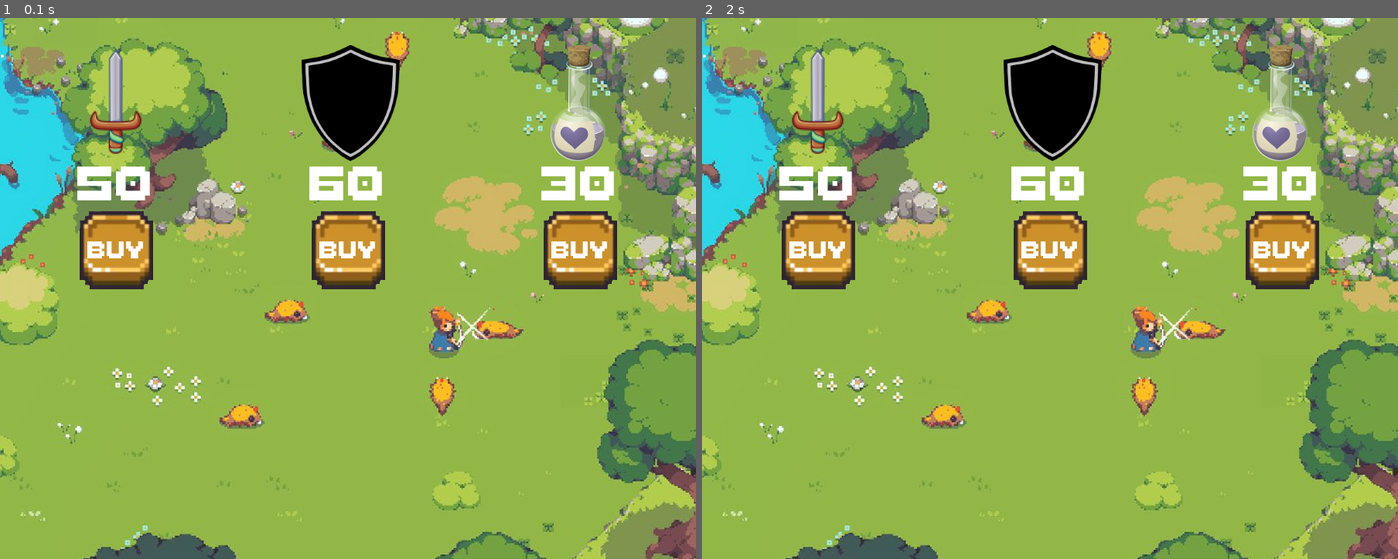
Above: before the commit, frames 1-2 (left to right).
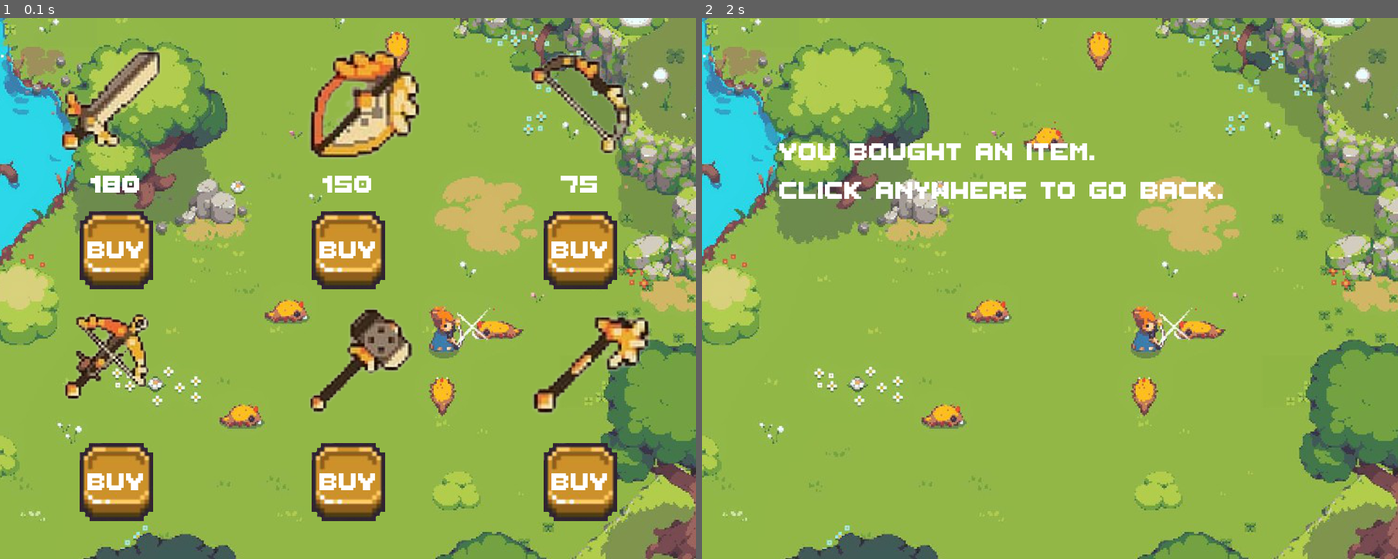
Above: after the commit, the same moments.

Repository: My1102/Chicky-Simulator-2.0
Game: pygame game, started from store.py
Two runs of this game, one before a commit and one after it. Both use one fixed random seed, a clock stepped at 60 frames per second and the inputs below.
Inputs (mouse positions are in pixels of both pictures, inside the frame that each line leads up to):
- Up to frame 1 (0.1 s): no input
- Up to frame 2 (2 s): click (1050, 288) at 0.38 s; click "BUY" at 0.72 s; click "BUY" at 1.05 s; click (1307, 477) at 1.38 s; click (799, 272) at 1.72 s

The runs differ from the first frame. In frame 1, 15% of the frame differs, in the area x 8-94%, y 5-93%; in frame 2, 11%.

Commit message:
'store.py'

Diff:
--- a/store.py
+++ b/store.py
@@ -10,41 +10,56 @@
 screen = pygame.display.set_mode((width,height))
 pygame.display.set_caption('Chicky Simulator')
 background_image = pygame.image.load('graphic/bgimg.png')
-sword = pygame.image.load("graphic/sword.png")
-shield = pygame.image.load("graphic/shield.png")
-potion = pygame.image.load("graphic/potion.png")
-font = pygame.font.Font("ThaleahFat/ThaleahFat.ttf", 100)
-coin = 100
+font = pygame.font.Font("ThaleahFat/ThaleahFat.ttf", 50)
 
 
-
-def market():
+def store():
     on = True
+    buy = False
+    sword = pygame.image.load("graphic/sword.png")
+    shield = pygame.image.load("graphic/shield.png")
+    bow = pygame.image.load("graphic/bow.png")
+    x_bow = pygame.image.load("graphic/x-bow.png")
+    hammer= pygame.image.load("graphic/hammer.png")
+    axe= pygame.image.load("graphic/axe.png")
 
     while on:
         screen.blit(background_image,(0,0))
         pos_mouse = pygame.mouse.get_pos()
-        times =1
-
 
         #EQUIPMENT DIsPLAY
         screen.blit(sword,(75,35))
         screen.blit(shield,(390,35))
-        screen.blit(potion,(710,35))
+        screen.blit(bow,(680,35))
+        screen.blit(x_bow,(75,370))
+        screen.blit(hammer,(390,370))
+        screen.blit(axe,(680,370))
         #################
 
         #PRICE
         #####sword####
-        price_text = font.render(f"{50}", True, (255,255,255))
+        price_text = font.render(f"{100}", True, (255,255,255))
         text_rect = price_text.get_rect(center =(150,215))
         screen.blit(price_text, text_rect)
         ######Shield######
-        price_text = font.render(f"{60}", True, (255,255,255))
+        price_text = font.render(f"{150}", True, (255,255,255))
         text_rect = price_text.get_rect(center =(450,215))
         screen.blit(price_text, text_rect)
-        ######potion######
-        price_text = font.render(f"{30}", True, (255,255,255))
+        ######bow######
+        price_text = font.render(f"{75}", True, (255,255,255))
         text_rect = price_text.get_rect(center =(750,215))
+        screen.blit(price_text, text_rect)
+        ####x-bow#####
+        price_text = font.render(f"{100}", True, (255,255,255))
+        text_rect = price_text.get_rect(center =(150,215))
+        screen.blit(price_text, text_rect)
+        ######hammer#####
+        price_text = font.render(f"{150}", True, (255,255,255))
+        text_rect = price_text.get_rect(center =(150,215))
+        screen.blit(price_text, text_rect)
+        #######axe#########
+        price_text = font.render(f"{150}", True, (255,255,255))
+        text_rect = price_text.get_rect(center =(150,215))
         screen.blit(price_text, text_rect)
 
 
@@ -55,6 +70,12 @@
         buy_button2.draw(screen)
         buy_button3 = Button('graphic/botton1.png', 750, 300, 1, "BUY")
         buy_button3.draw(screen)
+        buy_button4 = Button('graphic/botton1.png', 150, 600, 1, "BUY")
+        buy_button4.draw(screen)
+        buy_button5 = Button('graphic/botton1.png', 450, 600, 1, "BUY")
+        buy_button5.draw(screen)
+        buy_button6 = Button('graphic/botton1.png', 750, 600, 1, "BUY")
+        buy_button6.draw(screen)
         #########
 
         for event in pygame.event.get():
@@ -63,21 +84,62 @@
 
             if event.type == pygame.MOUSEBUTTONDOWN:
                 if buy_button1.check_input(pos_mouse):
-                    # if   times >= 1:
-                        print("You bought a sword.")
-                    #     times = times -1
-                    # if times < 1:
-                        # print("You already have one.")
-
+                    if buy :
+                        buy = False
+                    else :
+                        buy = True
 
                 if buy_button2.check_input(pos_mouse):
-                    print("You bought a shield.")
+                    if buy :
+                        buy = False
+                    else :
+                        buy = True
                 if buy_button3.check_input(pos_mouse):
-                    print("You bought a potion.")
+                    if buy :
+                        buy = False
+                    else :
+                        buy = True
+                if buy_button4.check_input(pos_mouse):
+                    if buy :
+                        buy = False
+                    else :
+                        buy = True
+
+                if buy_button5.check_input(pos_mouse):
+                    if buy :
+                        buy = False
+                    else :
+                        buy = True
+                if buy_button6.check_input(pos_mouse):
+                    if buy :
+                        buy = False
+                    else :
+                        buy = True
+
+        if buy :
+            bought()
 
         pygame.display.flip()
 
     pygame.quit()
     sys.exit()
 
-market()
+def bought() :
+    surface =  pygame.Surface((width,height))
+    surface.blit(background_image,(0,0))
+    surface.blit(font.render('You bought an item.',True,'white'),(100,150))
+    surface.blit(font.render('Click anywhere to go back.',True,'white'),(100,200))
+    screen.blit(surface,(0,0))
+    for event in pygame.event.get():
+        if event.type == pygame.MOUSEBUTTONDOWN:
+            store()
+        if event.type == pygame.quit:
+            pygame.quit()
+            sys.exit()
+
+    pygame.display.flip()
+
+
+
+
+store()
Binary file added: graphic/axe.png
Binary file added: graphic/bow.png
Binary file added: graphic/equipment.png
Binary file added: graphic/hammer.png
Binary file changed: graphic/shield.png
Binary file changed: graphic/sword.png
Binary file added: graphic/x-bow.png
